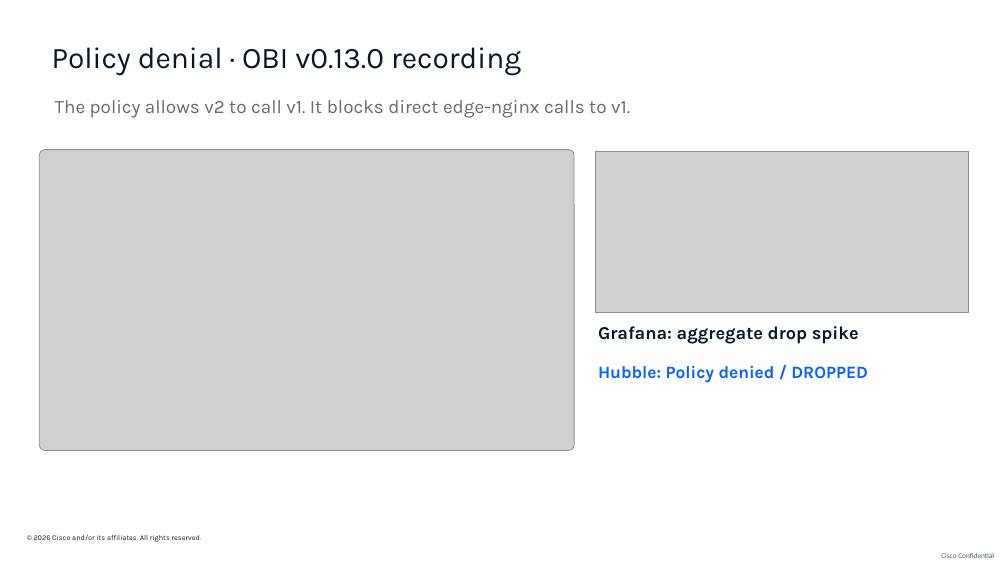
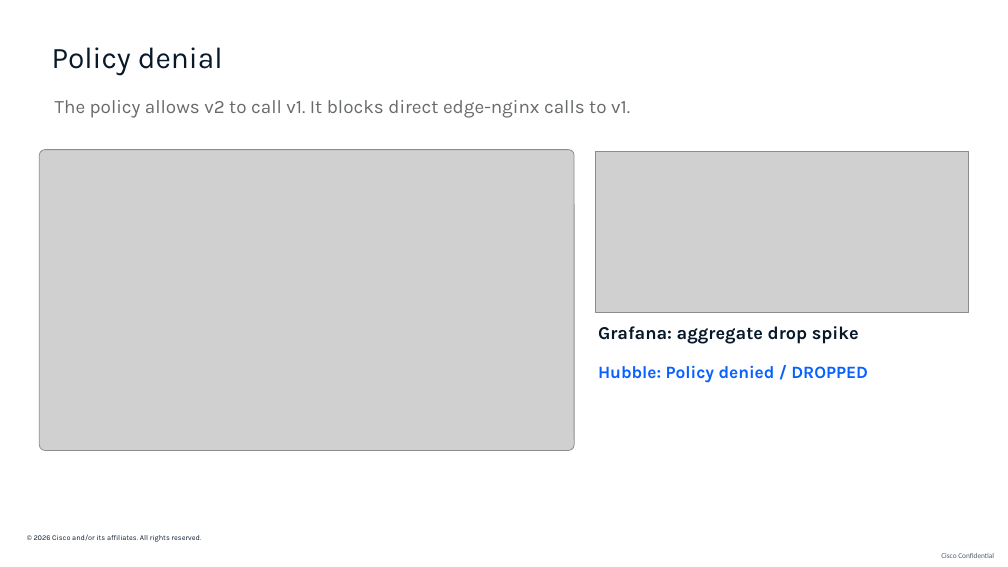
Before and after one commit to ajimenez1503/cilium-obi-demo, a slide deck: slide 23 of slides/cilium-obi-session-deck-latest.pptx. Drawn at 1008x567 pixels with LibreOffice and Linux fonts; fonts in the diff are those of the drawing; grey boxes stand for pictures; background and template pictures are left out. Boxes give left, top, right and bottom in pixels: in the first picture for what was removed or moved away, otherwise in the second. Text is boxed around its words. In the diff, an @@ line names an element or a change of style, - is before the commit and + after.

```diff
--- a/slides/cilium-obi-session-deck-latest.pptx
+++ b/slides/cilium-obi-session-deck-latest.pptx
@@ text at (52, 47, 223, 76): text changed @@
-Policy denial · OBI v0.13.0 recording
+Policy denial
```
Also in this commit, not shown: 10 other slides changed.
